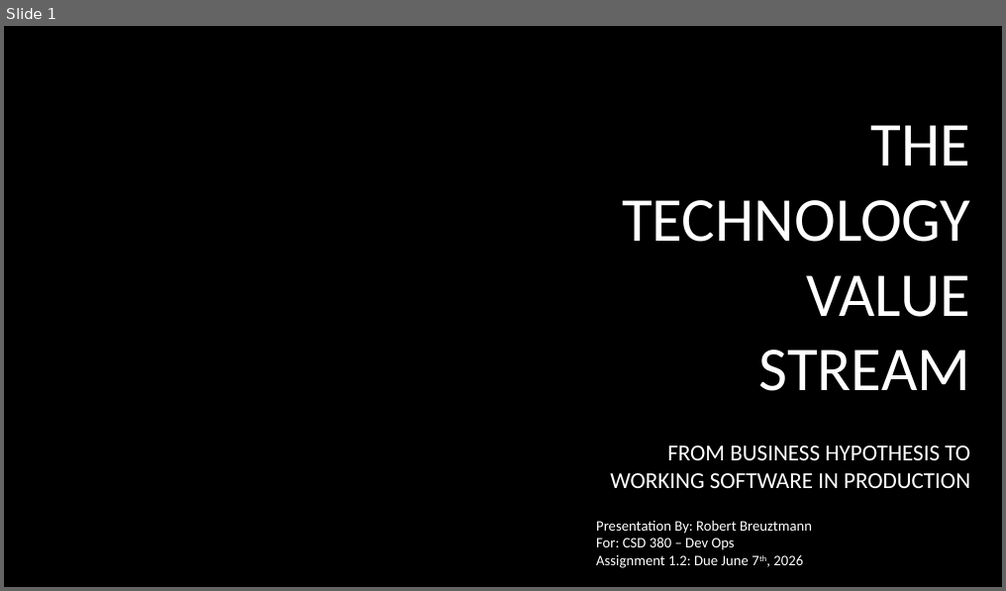
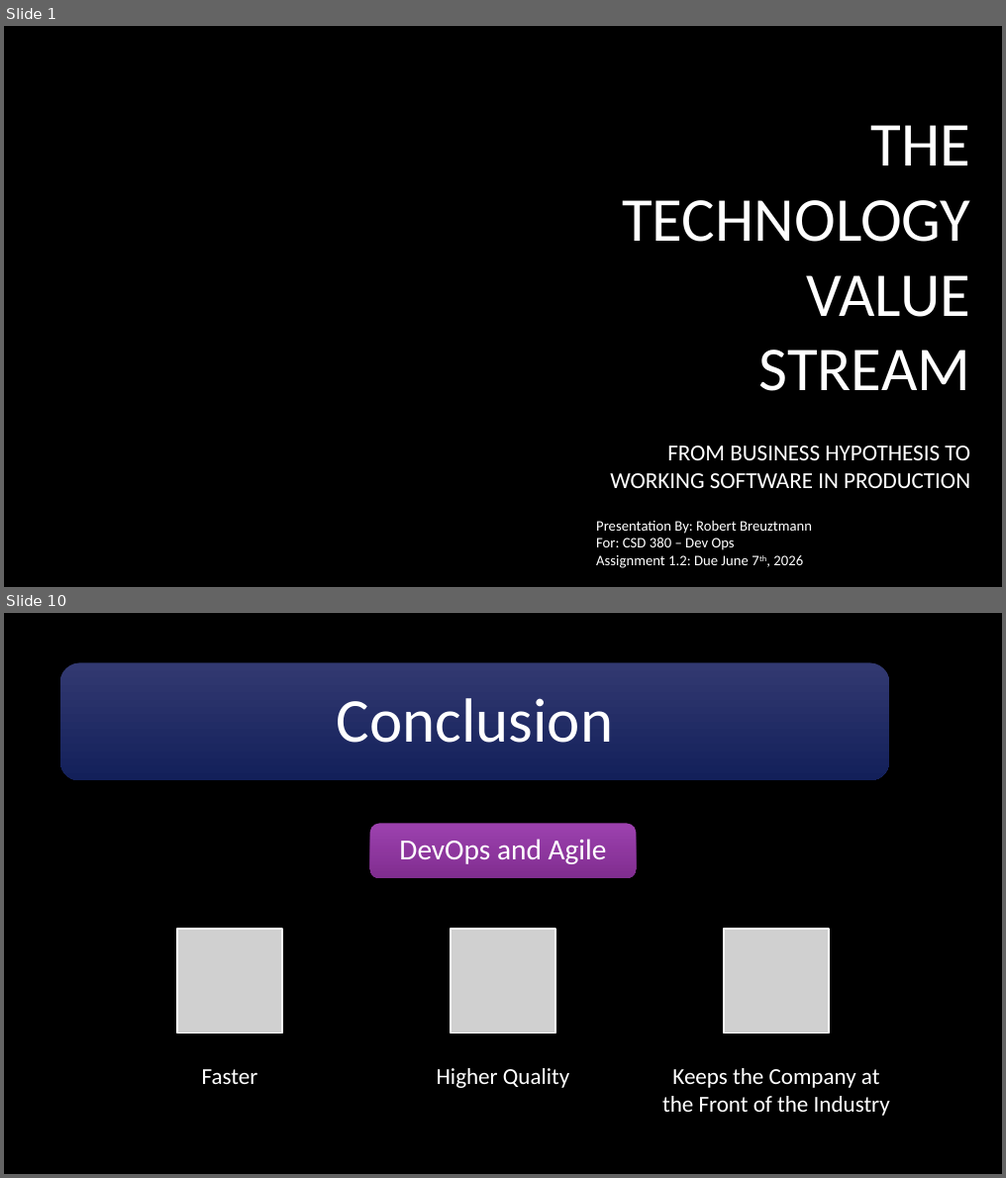
Before and after one commit to BobbyJoeCool/CSD-380, a slide deck: Module-1/Assignment 1.2.pptx. Shown one above the other, each under a label of ours: slide 1 before the commit, slides 1 and 10 after it; the slides between them are not shown. The pictures are 1006x591 and 1006x1178 pixels, drawn with LibreOffice and Linux fonts; fonts in the diff are those of the drawing; grey boxes stand for pictures; background and template pictures are left out. Boxes give left, top, right and bottom in pixels: in the first picture for what was removed or moved away, otherwise in the second. Text is boxed around its words. In the diff, an @@ line names an element or a change of style, - is before the commit and + after.

```diff
--- a/Module-1/Assignment 1.2.pptx
+++ b/Module-1/Assignment 1.2.pptx
@@ slide 10 added at (4,613,1002,1174), background picture (left out) @@
@@ rounded rectangle added at (60,663,890,780), fill gradient #333A72 to #14205A @@
@@ text added at (337,698,613,743), 60 pt, text #FFFFFF @@
+Conclusion
@@ rounded rectangle added at (370,823,636,878), fill gradient #AE4AC2 to #8F34A1 @@
@@ text added at (399,839,607,864), 28 pt, text #FFFFFF @@
+DevOps and Agile
@@ group added at (177,929,890,1116): 3 pictures, 3 texts @@
+Faster
+Higher Quality
+Keeps the Company at the Front of the Industry
```
Also in this commit, not shown: 4 slides changed, 4 other slides added.
